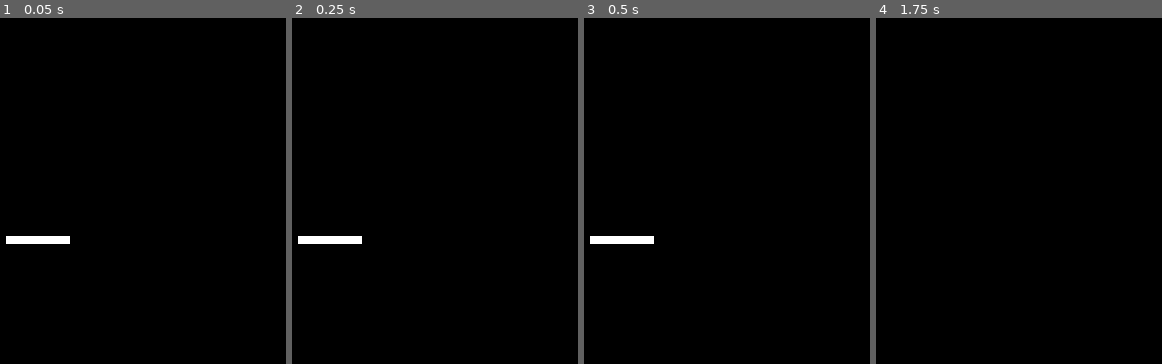
Above: before the commit, frames 1-4 (left to right).
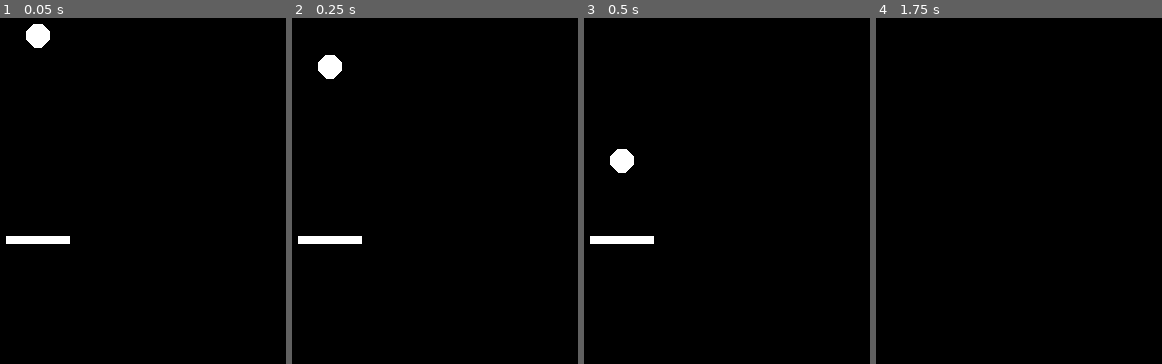
Above: after the commit, the same moments.

Repository: CROAKS-GS/Pong
Game: Godot game, scene res://main.tscn
The game is run twice, just before and just after one commit, with the same random seed, the same clock (stepped at 60 frames per second) and the same inputs.
Inputs:
- Up to frame 1 (0.05 s): no input
- Up to frame 2 (0.25 s): no input
- Up to frame 3 (0.5 s): no input
- Up to frame 4 (1.75 s): hold Right (ui_right) from 0.53 s (still down)

The runs differ from the first frame. In frame 1, 0.5% of the frame differs, in the area x 9-18%, y 1-9%; in frame 2, 0.5%; in frame 3, 0.5%; in frame 4, nothing differs.

Commit message:
added collision detection

Diff:
--- /dev/null
+++ b/PotatoPong/Ball.gd
@@ -0,0 +1,19 @@
+extends CharacterBody2D
+
+const SPEED = 300.0
+const JUMP_VELOCITY = -400.0
+
+# Get the gravity from the project settings to be synced with RigidBody nodes.
+var gravity = ProjectSettings.get_setting("physics/2d/default_gravity")
+
+func _physics_process(delta):
+	# Add the gravity.
+	if not is_on_floor():
+		velocity.y += gravity * delta
+	move_and_slide()
+	handle_collision()
+
+func handle_collision():
+	for i in get_slide_collision_count():
+		var collision = get_slide_collision(i)
+		print("Collided with: ", collision.get_collider().name)
--- a/PotatoPong/Ball.tscn
+++ b/PotatoPong/Ball.tscn
@@ -1,3 +1,12 @@
-[gd_scene format=3 uid="uid://bdi2otr6gn000"]
+[gd_scene load_steps=2 format=3 uid="uid://bdi2otr6gn000"]
 
-[node name="Ball" type="Node2D"]
+[ext_resource type="Script" path="res://Ball.gd" id="1_06svg"]
+
+[node name="Ball" type="CharacterBody2D"]
+script = ExtResource("1_06svg")
+
+[node name="CollisionPolygon2D" type="CollisionPolygon2D" parent="."]
+polygon = PackedVector2Array(0, 0, 24, 0, 24, 24, 0, 24)
+
+[node name="Polygon2D" type="Polygon2D" parent="CollisionPolygon2D"]
+polygon = PackedVector2Array(8, 0, 16, 0, 24, 8, 24, 16, 16, 24, 8, 24, 0, 16, 0, 8)
--- a/PotatoPong/main.tscn
+++ b/PotatoPong/main.tscn
@@ -9,6 +9,7 @@
 script = ExtResource("1_1q2t8")
 
 [node name="Ball" parent="." instance=ExtResource("2_d13a5")]
+position = Vector2(220, 378)
 
 [node name="Player" parent="." instance=ExtResource("3_4b1gw")]
 position = Vector2(200, 600)
--- a/PotatoPong/player.tscn
+++ b/PotatoPong/player.tscn
@@ -5,9 +5,11 @@
 [node name="Player" type="CharacterBody2D"]
 script = ExtResource("1_fltmc")
 
-[node name="CollisionPolygon2D" type="CollisionPolygon2D" parent="."]
+[node name="StaticBody2D" type="StaticBody2D" parent="."]
+
+[node name="CollisionPolygon2D" type="CollisionPolygon2D" parent="StaticBody2D"]
 polygon = PackedVector2Array(0, 0, 64, 0, 64, -8, 0, -8)
 
-[node name="Polygon2D" type="Polygon2D" parent="CollisionPolygon2D"]
+[node name="Polygon2D" type="Polygon2D" parent="StaticBody2D/CollisionPolygon2D"]
 rotation = -1.57079
 polygon = PackedVector2Array(0, 0, 0.000142161, 64, 8.00014, 64, 8, -1.77701e-05)
